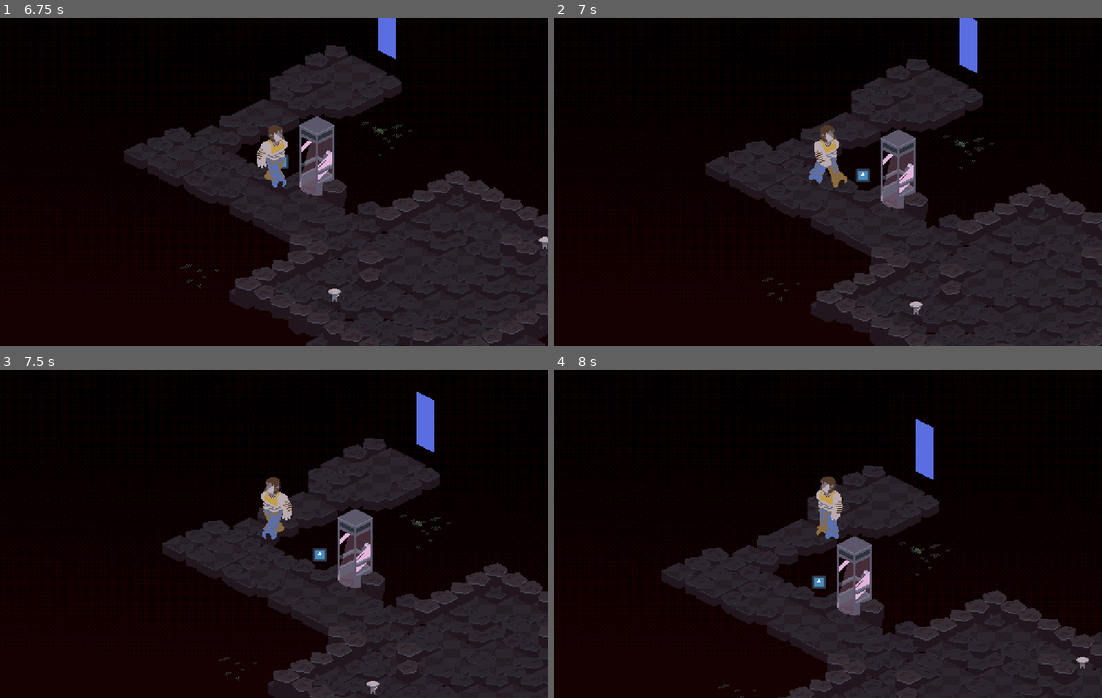
Above: before the commit, frames 1-4 (two rows, left to right).
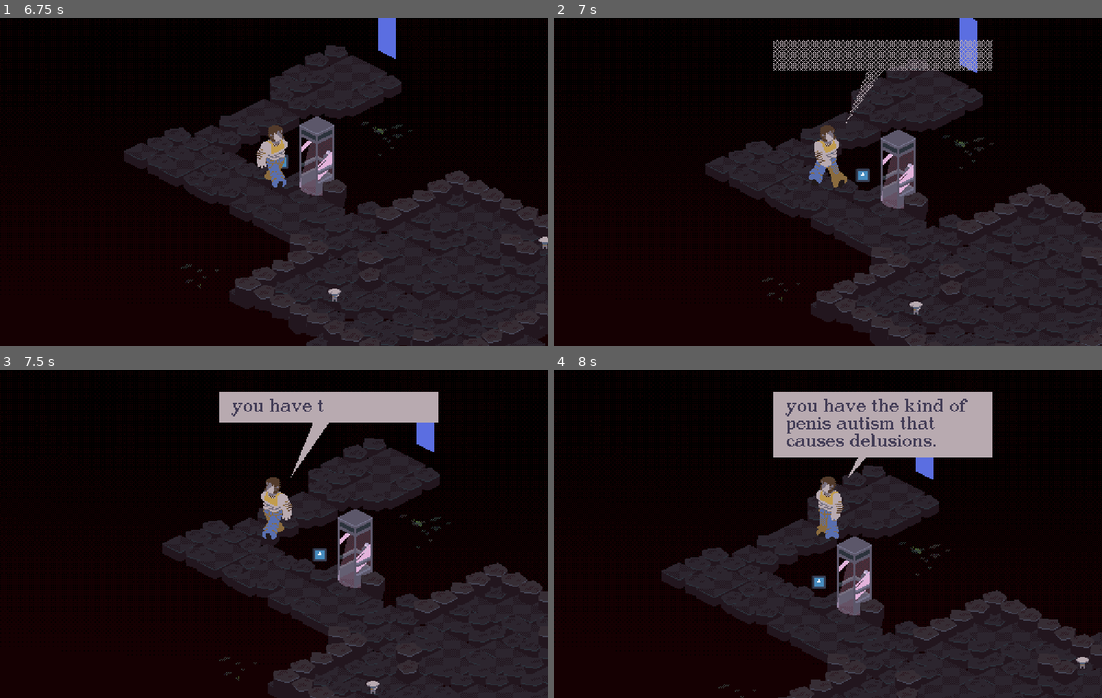
Above: after the commit, the same moments.

Repository: webcatzz/bad-dream
Game: Godot game, scene res://world/loader.tscn
Same seed, same stepped clock (60 frames per second), same inputs: the game is played once before the commit and once after it. The engine's default icon, where the game draws it, is replaced by a stand-in: a white triangle on a blue panel in a dark square.
Inputs (mouse positions are in pixels of both pictures, inside the frame that each line leads up to):
- Up to frame 1 (6.75 s): tap Enter (ui_accept) at 0.5, 0.77, 1.52, 3.02, 3.77, 4.52, 6.02 s; move the mouse to (394, 165) at 0.52 s; hold W (move_right) 0.53-1.28 s; hold Shift (shift) 0.53-1.28 s; click (394, 165) at 0.67 s; move the mouse to (164, 198) at 1.27 s; hold S (move_down) 1.28-2.03 s; tap P every 1.5 s from 1.35 to 5.85 s; move the mouse to (328, 109) at 2.02 s; hold W (move_right) 2.03-2.78 s; hold Shift (shift) 2.03-2.78 s; move the mouse to (246, 247) at 2.77 s; hold Q (move_up) 2.78-3.53 s; click (246, 247) at 2.92 s; move the mouse to (438, 231) at 3.52 s; hold Shift (shift) 3.53-4.28 s; hold A (move_left) 3.53-5.03 s; move the mouse to (109, 132) at 4.27 s; move the mouse to (301, 182) at 5.02 s; hold S (move_down) 5.03-5.78 s; hold Shift (shift) 5.03-5.78 s; click (301, 182) at 5.17 s; move the mouse to (191, 100) at 5.77 s; hold W (move_right) 5.78-6.53 s; move the mouse to (394, 165) at 6.52 s; hold Q (move_up) from 6.53 s (still down); hold Shift (shift) from 6.53 s (still down)
- Up to frame 2 (7 s): keep holding Q (move_up); keep holding Shift (shift); tap Enter (ui_accept) at 6.77 s
- Up to frame 3 (7.5 s): move the mouse to (164, 550) at 7.27 s; release Q (move_up) at 7.28 s; release Shift (shift) at 7.28 s; hold W (move_right) from 7.28 s (still down); tap P at 7.35 s; click (164, 550) at 7.42 s
- Up to frame 4 (8 s): keep holding W (move_right); tap Enter (ui_accept) at 7.52 s

Frame 1 is identical in both runs. In frame 2, 1.5% of the frame differs, in the area x 40-80%, y 6-33%; in frame 3, 4.0%; in frame 4, 8.0%.

Commit message:
hurt animations + fixed interact trigger mask

Diff:
--- a/asset/actor/sprite/default.tres
+++ b/asset/actor/sprite/default.tres
@@ -56,7 +56,7 @@
 "duration": 1.0,
 "texture": SubResource("AtlasTexture_iu8e8")
 }],
-"loop": true,
+"loop": false,
 "name": &"idle_down",
 "speed": 5.0
 }, {
@@ -64,7 +64,7 @@
 "duration": 1.0,
 "texture": SubResource("AtlasTexture_n3uta")
 }],
-"loop": true,
+"loop": false,
 "name": &"idle_left",
 "speed": 5.0
 }, {
@@ -72,7 +72,7 @@
 "duration": 1.0,
 "texture": SubResource("AtlasTexture_6xpai")
 }],
-"loop": true,
+"loop": false,
 "name": &"idle_right",
 "speed": 5.0
 }, {
@@ -80,7 +80,7 @@
 "duration": 1.0,
 "texture": SubResource("AtlasTexture_rieyw")
 }],
-"loop": true,
+"loop": false,
 "name": &"idle_up",
 "speed": 5.0
 }, {
--- a/asset/actor/sprite/fungus.tres
+++ b/asset/actor/sprite/fungus.tres
@@ -9,6 +9,10 @@
 [sub_resource type="AtlasTexture" id="AtlasTexture_esg2i"]
 atlas = ExtResource("1_1pcap")
 region = Rect2(32, 32, 32, 32)
+
+[sub_resource type="AtlasTexture" id="AtlasTexture_3htqf"]
+atlas = ExtResource("1_1pcap")
+region = Rect2(0, 0, 32, 32)
 
 [sub_resource type="AtlasTexture" id="AtlasTexture_3oawf"]
 atlas = ExtResource("1_1pcap")
@@ -37,7 +41,7 @@
 [resource]
 animations = [{
 "frames": [],
-"loop": true,
+"loop": false,
 "name": &"attack",
 "speed": 5.0
 }, {
@@ -45,10 +49,13 @@
 "duration": 1.0,
 "texture": SubResource("AtlasTexture_6an4u")
 }, {
+"duration": 5.0,
+"texture": SubResource("AtlasTexture_esg2i")
+}, {
 "duration": 1.0,
-"texture": SubResource("AtlasTexture_esg2i")
+"texture": SubResource("AtlasTexture_3htqf")
 }],
-"loop": true,
+"loop": false,
 "name": &"hurt",
 "speed": 10.0
 }, {
@@ -56,7 +63,7 @@
 "duration": 1.0,
 "texture": SubResource("AtlasTexture_3oawf")
 }],
-"loop": true,
+"loop": false,
 "name": &"idle",
 "speed": 5.0
 }, {
--- a/asset/actor/sprite/fungus2.tres
+++ b/asset/actor/sprite/fungus2.tres
@@ -29,6 +29,10 @@
 [sub_resource type="AtlasTexture" id="AtlasTexture_crr31"]
 atlas = ExtResource("2_r165k")
 region = Rect2(32, 32, 32, 32)
+
+[sub_resource type="AtlasTexture" id="AtlasTexture_3pmuv"]
+atlas = ExtResource("2_r165k")
+region = Rect2(0, 0, 32, 32)
 
 [sub_resource type="AtlasTexture" id="AtlasTexture_hpyox"]
 atlas = ExtResource("2_r165k")
@@ -72,7 +76,7 @@
 "duration": 1.0,
 "texture": SubResource("AtlasTexture_jfpgo")
 }],
-"loop": true,
+"loop": false,
 "name": &"attack",
 "speed": 10.0
 }, {
@@ -80,10 +84,13 @@
 "duration": 1.0,
 "texture": SubResource("AtlasTexture_d4kel")
 }, {
+"duration": 5.0,
+"texture": SubResource("AtlasTexture_crr31")
+}, {
 "duration": 1.0,
-"texture": SubResource("AtlasTexture_crr31")
+"texture": SubResource("AtlasTexture_3pmuv")
 }],
-"loop": true,
+"loop": false,
 "name": &"hurt",
 "speed": 10.0
 }, {
@@ -91,7 +98,7 @@
 "duration": 1.0,
 "texture": SubResource("AtlasTexture_hpyox")
 }],
-"loop": true,
+"loop": false,
 "name": &"idle",
 "speed": 5.0
 }, {
--- a/asset/actor/sprite/woodcarver.tres
+++ b/asset/actor/sprite/woodcarver.tres
@@ -56,7 +56,7 @@
 "duration": 1.0,
 "texture": SubResource("AtlasTexture_pjp1g")
 }],
-"loop": true,
+"loop": false,
 "name": &"idle_down",
 "speed": 5.0
 }, {
@@ -64,7 +64,7 @@
 "duration": 1.0,
 "texture": SubResource("AtlasTexture_i7xhw")
 }],
-"loop": true,
+"loop": false,
 "name": &"idle_left",
 "speed": 5.0
 }, {
@@ -72,7 +72,7 @@
 "duration": 1.0,
 "texture": SubResource("AtlasTexture_5x01w")
 }],
-"loop": true,
+"loop": false,
 "name": &"idle_right",
 "speed": 5.0
 }, {
@@ -80,7 +80,7 @@
 "duration": 1.0,
 "texture": SubResource("AtlasTexture_68g1s")
 }],
-"loop": true,
+"loop": false,
 "name": &"idle_up",
 "speed": 5.0
 }, {
--- a/node/actor/actor.gd
+++ b/node/actor/actor.gd
@@ -58,7 +58,7 @@
 	data.turn_ended.connect($DuringTurn.set_visible.bind(false))
 	data.turn_ended.connect(set_spotlight.bind(false))
 	data.turn_ended.connect(_path.clear_points)
-	data.turn_ended.connect(_sprite.set_frame.bind(1))
+	data.turn_ended.connect(_set_sprite_anim.bind("idle"))
 	# path
 	data.path_extended.connect(_on_path_extended)
 	data.path_backtracked.connect(_on_path_backtracked)
@@ -77,6 +77,7 @@
 func _on_health_changed_by(value: int) -> void:
 	if value < 0:
 		_animator.play(&"damaged")
+		_play_sprite_anim("hurt")
 		emit_text(str(value), Color.RED)
 	else:
 		emit_text("+" + str(value), Color.GREEN)
@@ -140,6 +141,11 @@
 		Vector2i.RIGHT: _sprite.animation = anim + "_right"
 
 
+func _play_sprite_anim(anim: String) -> void:
+	_set_sprite_anim(anim)
+	_sprite.play()
+
+
 func _advance_sprite_frame(by: int = 1) -> void:
 	var frame: int = _sprite.frame + by
 	_set_sprite_anim("move")
--- a/node/splash.gd
+++ b/node/splash.gd
@@ -20,6 +20,13 @@
 
 
 func finish() -> void:
+	#if area:
+		#action.cause.node.get_parent().add_child(SFX.new(
+			#"bam!",
+			#Iso.from_grid(action.cause.position) + area.position + area.polygon[0],
+			#action.cause.facing
+		#))
+
 	queue_free()
 
 
--- a/node/triggers/trigger.gd
+++ b/node/triggers/trigger.gd
@@ -22,7 +22,7 @@
 		body_entered.connect(_trigger_if_body_is_party_leader)
 	else: # Interact
 		set_collision_mask_value(1, false)
-		set_collision_layer_value(2, true)
+		set_collision_layer_value(3, true)
 
 
 func _trigger_if_body_is_party_leader(body: Node2D) -> void:
--- a/resource/actor/fungus2.tres
+++ b/resource/actor/fungus2.tres
@@ -9,7 +9,6 @@
 keep_distance = 0
 preferred_facing = Vector2i(0, 0)
 name = "Fungus2"
-description = "..."
 max_health = 10
 defense = 0
 resistance = 0
@@ -18,7 +17,8 @@
 actions_per_turn = 1
 actions = Array[Resource("res://resource/script/action.gd")]([ExtResource("1_n4kps")])
 attributes = Array[Resource("res://resource/script/attribute.gd")]([])
+sprite = ExtResource("3_bb8kk")
+sprite_offset = Vector2i(0, -6)
+description = "..."
 weak_against = Array[int]([])
 strong_against = Array[int]([])
-sprite = ExtResource("3_bb8kk")
-sprite_offset = Vector2i(0, -6)
Not shown: 1 places in asset/actor/sprite/fungus.tres that only renumber resources
Not shown: 1 places in asset/actor/sprite/fungus2.tres that only renumber resources
